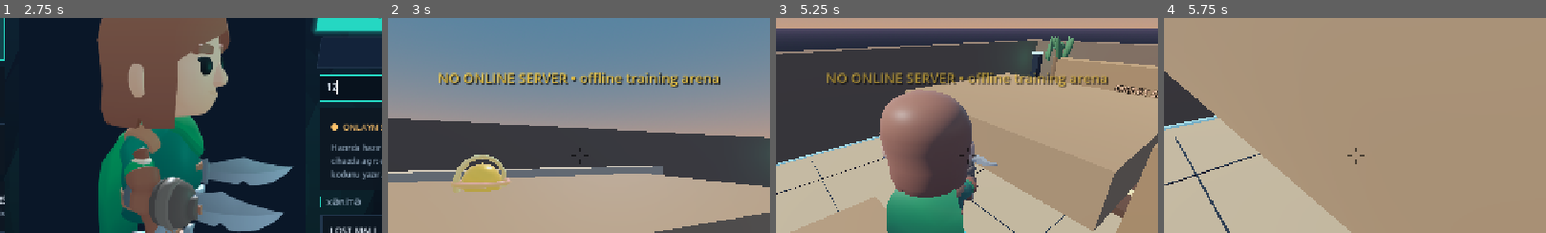
Above: before the commit, frames 1-4 (left to right).
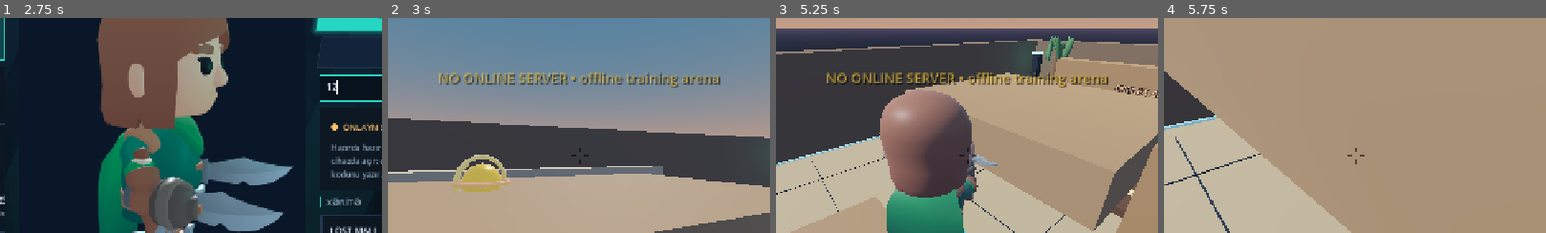
Above: after the commit, the same moments.

Repository: cemilocaq-star/Game
Game: Godot game, scene res://main.tscn
Two runs of this game, one before a commit and one after it. Both use one fixed random seed, a clock stepped at 60 frames per second and the inputs below. Sound files missing from this copy of the repository are replaced by a short silence.
Inputs (mouse positions are % of the whole screen's width and height, from its top left):
- Up to frame 1 (2.75 s): click (50, 33) at 0.52 s; type "Alex" at 0.6 s; click (50, 62) at 0.75 s; type "Alex" at 0.83 s; click (50, 70) at 0.98 s; type "12" at 1.07 s; click "QONAQ KİMİ OYNA" at 1.25 s; click (75, 34) at 2.02 s; type "12" at 2.1 s
- Up to frame 2 (3 s): click "BAŞLA • TƏLİM ARENASI" at 2.75 s
- Up to frame 3 (5.25 s): tap Enter at 3.5 s; move the mouse to (55, 50) at 3.52 s; hold W (move_forward) from 3.53 s (still down); tap Q (dash) at 3.6 s; click (55, 50) at 3.67 s; tap Space (jump) at 3.77, 4.07, 4.52, 4.82 s; move the mouse to (45, 50) at 4.27 s; tap K (emote_clap) at 4.35 s; move the mouse to (52, 48) at 5.02 s; tap L (emote_flex) at 5.1 s
- Up to frame 4 (5.75 s): keep holding W (move_forward)
The pictures show only the part of the screen within x 25-75%, y 18-68%; the shares and areas given below are measured in that part.

Frame 1 is identical in both runs. In frame 2, 1.4% of the frame differs, in the area x 13-87%, y 25-33%; in frame 3, less than 0.1%; in frame 4, nothing differs.

Commit message:
Guests use the public server directory lookup (anon read applied live); deploy-ready migration file
Co-Authored-By: Claude Sonnet 5.5 <noreply@anthropic.com>
Claude-Session: https://claude.ai/code/session_01G3vGjmF9RBLfUGYFmRmezS

Diff:
--- a/scripts/main.gd
+++ b/scripts/main.gd
@@ -392,12 +392,12 @@
 	if not manual.is_empty():
 		return {"host": manual, "guest": not signed_in}
 	var code := pending_launch_room_code.strip_edges().to_upper() if pending_launch_action == "join_room" else ""
-	if signed_in:
+	if backend != null:
 		if not code.is_empty():
 			_on_network_status_changed("Looking for room %s..." % code)
 			var room_lookup: Dictionary = await backend.find_room_server(code)
 			if room_lookup.get("ok", false):
-				return {"host": str(room_lookup.get("host", "")), "guest": false}
+				return {"host": str(room_lookup.get("host", "")), "guest": not signed_in}
 		else:
 			_on_network_status_changed("Finding a server...")
 			var found: Dictionary = await backend.find_server()
@@ -405,7 +405,7 @@
 				var found_host := str(found.get("host", ""))
 				if bool(found.get("stale", false)):
 					await _wake_server(found_host)
-				return {"host": found_host, "guest": false}
+				return {"host": found_host, "guest": not signed_in}
 	_on_network_status_changed("Looking for servers on this network...")
 	var servers: Array = await LAN_DISCOVERY.scan(get_tree(), 1.2, LAN_DISCOVERY.PORT, code)
 	if not code.is_empty():
--- a/scripts/oxenwar_menu.gd
+++ b/scripts/oxenwar_menu.gd
@@ -843,7 +843,7 @@
 		auto_server_state = "checking"
 		_refresh_server_state(server_host)
 	var found: Dictionary = {}
-	if not is_guest and backend != null and backend.has_method("find_server"):
+	if backend != null and backend.has_method("find_server"):
 		found = await backend.find_server()
 		if render_token != _render_id or not is_instance_valid(server_dot):
 			return
--- a/scripts/oxenwar_supabase.gd
+++ b/scripts/oxenwar_supabase.gd
@@ -275,15 +275,15 @@
 		"/rest/v1/online_presence?select=user_id,last_seen_at&user_id=in.(%s)" % ",".join(friend_ids),
 		null, true)
 
-## Finds a server automatically. Returns {ok, host, stale, player_count, max_players}; ok is false when
+## Finds a server automatically. Signed-out guests use the public (anon) read, signed-in players their session. Returns {ok, host, stale, player_count, max_players}; ok is false when
 ## no server has registered (none=true) or the lookup failed (message).
 func find_server() -> Dictionary:
-	var result := await _request(HTTPClient.METHOD_POST, "/rest/v1/rpc/oxenwar_find_server", {}, true)
+	var result := await _request(HTTPClient.METHOD_POST, "/rest/v1/rpc/oxenwar_find_server", {}, not access_token.is_empty())
 	return _directory_result(result, "No online server was found.")
 
 ## Finds the server that hosts a room code.
 func find_room_server(code: String) -> Dictionary:
-	var result := await _request(HTTPClient.METHOD_POST, "/rest/v1/rpc/oxenwar_find_room_server", {"p_code": code.strip_edges().to_upper()}, true)
+	var result := await _request(HTTPClient.METHOD_POST, "/rest/v1/rpc/oxenwar_find_room_server", {"p_code": code.strip_edges().to_upper()}, not access_token.is_empty())
 	return _directory_result(result, "That room code was not found.")
 
 func _directory_result(result: Dictionary, none_message: String) -> Dictionary:
--- a/tests/test_guest_menu.gd
+++ b/tests/test_guest_menu.gd
@@ -68,7 +68,7 @@
 	_check(str(menu.profile.get("display_name", "")) == "Ali", "guest profile carries the typed name")
 	_check(menu.find_child("MainNav", true, false) == null, "guest has no account tabs")
 	_check(menu.find_child("StartButton", true, false) != null, "guest sees the play screen")
-	_check(not backend.calls.has("update_presence") and not backend.calls.has("find_server"), "guest never calls the account backend")
+	_check(not backend.calls.has("update_presence") and not backend.calls.has("get_profile"), "guest never touches the account (presence, profile); the public server lookup is allowed")
 
 	var create: Button = menu.find_child("CreateRoomButton", true, false)
 	var join: Button = menu.find_child("JoinRoomButton", true, false)
Not shown, added: supabase/migrations/20261125120000_oxenwar_directory_public_read.sql
